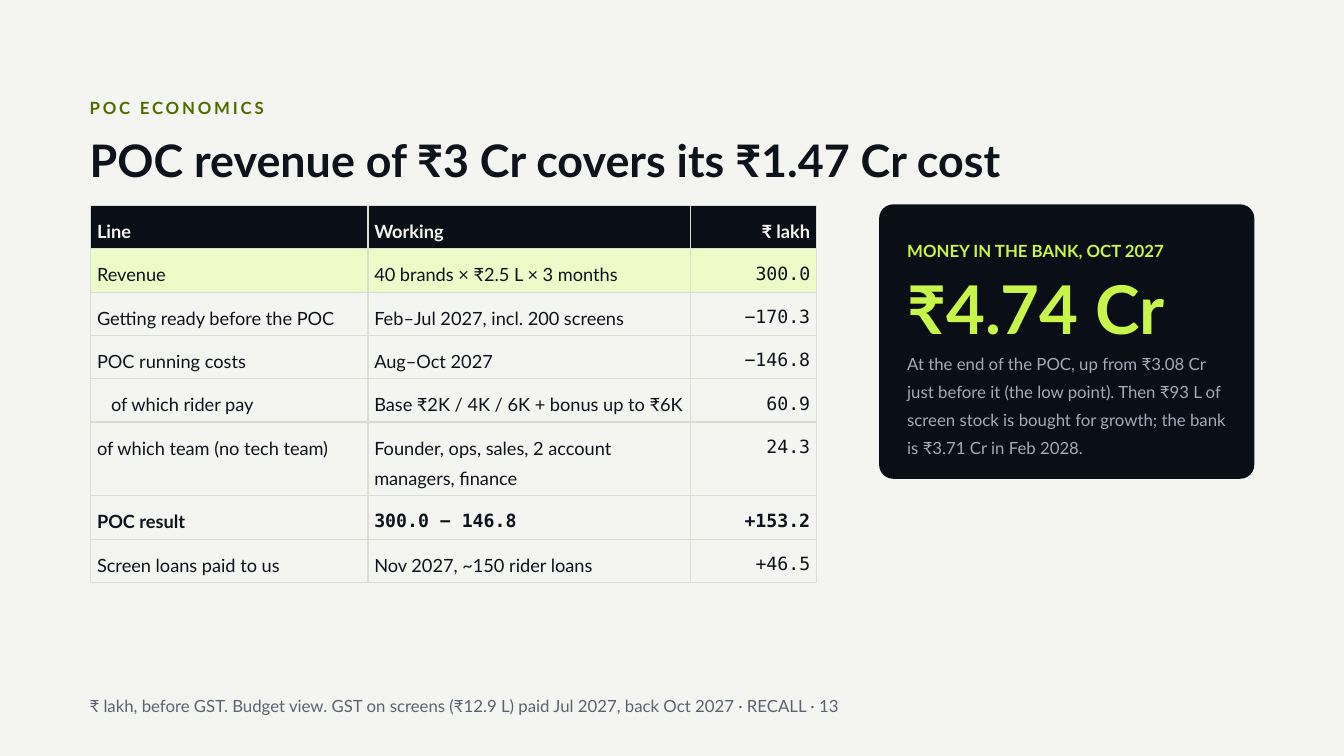
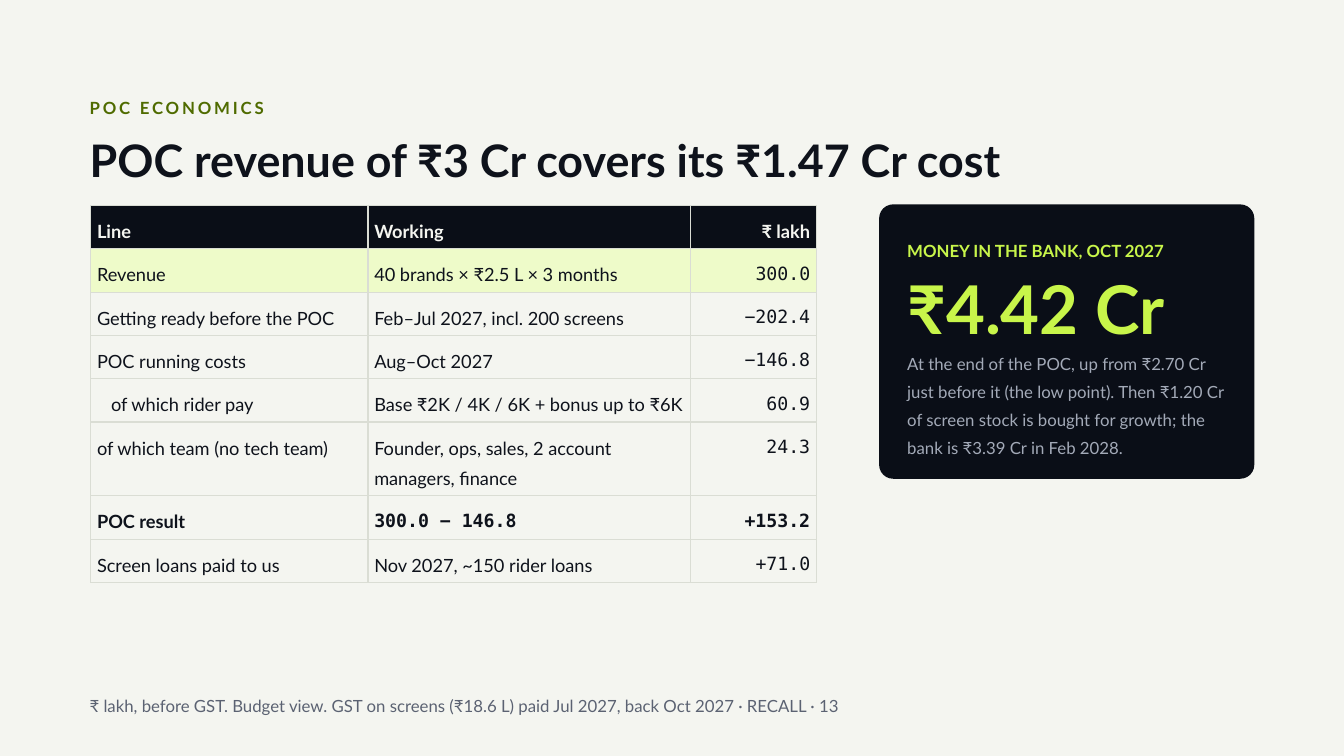
Before and after one commit to Picorus/recall-platform, a slide deck: slide 13 of docs/investor/01_RECALL_Investor_Deck_v5.4.pptx. Drawn at 1344x756 pixels with LibreOffice and Linux fonts; fonts in the diff are those of the drawing. Boxes give left, top, right and bottom in pixels: in the first picture for what was removed or moved away, otherwise in the second. Text is boxed around its words. In the diff, an @@ line names an element or a change of style, - is before the commit and + after.

```diff
--- a/docs/investor/01_RECALL_Investor_Deck_v5.4.pptx
+++ b/docs/investor/01_RECALL_Investor_Deck_v5.4.pptx
@@ table at (91, 206, 817, 579) @@
-row 3, column 3: −170.3
+row 3, column 3: −202.4
-row 8, column 3: +46.5
+row 8, column 3: +71.0
@@ text at (907, 285, 1164, 335): text changed @@
-₹4.74 Cr
+₹4.42 Cr
@@ text at (907, 357, 1224, 454): text changed @@
-At the end of the POC, up from ₹3.08 Cr just before it (the low point). Then ₹93 L of screen stock is bought for growth; the bank is ₹3.71 Cr in Feb 2028.
+At the end of the POC, up from ₹2.70 Cr just before it (the low point). Then ₹1.20 Cr of screen stock is bought for growth; the bank is ₹3.39 Cr in Feb 2028.
@@ text at (104, 699, 838, 715): text changed @@
-₹ lakh, before GST. Budget view. GST on screens (₹12.9 L) paid Jul 2027, back Oct 2027 · RECALL · 13
+₹ lakh, before GST. Budget view. GST on screens (₹18.6 L) paid Jul 2027, back Oct 2027 · RECALL · 13
```
Also in this commit, not shown: 16 other slides changed, 8 other files.
